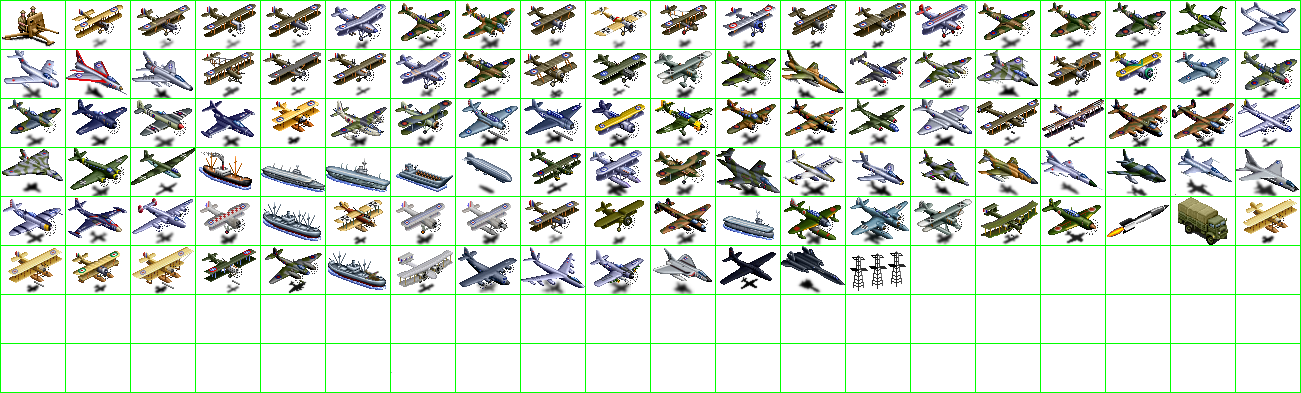
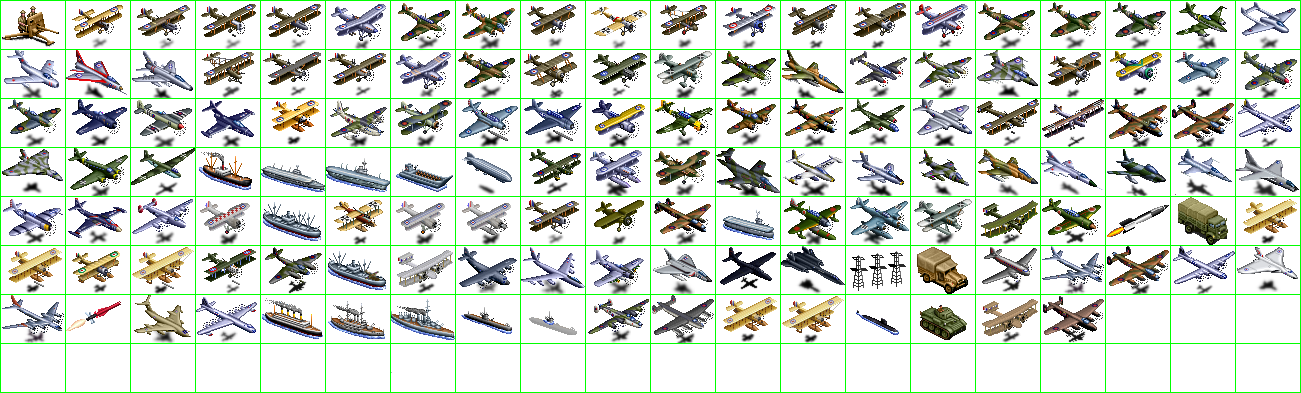
The second 1301 × 393 image is a revision of the first. Changes to its layers:
added layer "conning tower" above "sub" over (x1=543, y1=311, x2=554, y2=325)
added layer "sub" (40%) above "nu" over (x1=529, y1=317, x2=577, y2=335)
added layer "nu" above "hali no turrets paint grey" over (x1=856, y1=310, x2=899, y2=335)
painted on "units" over (x1=2, y1=246, x2=1298, y2=343)
